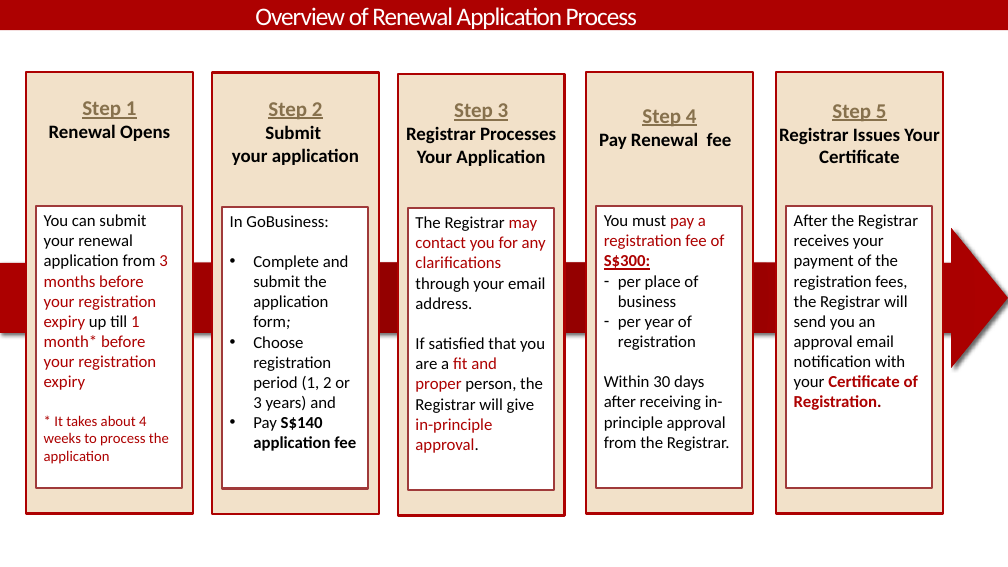
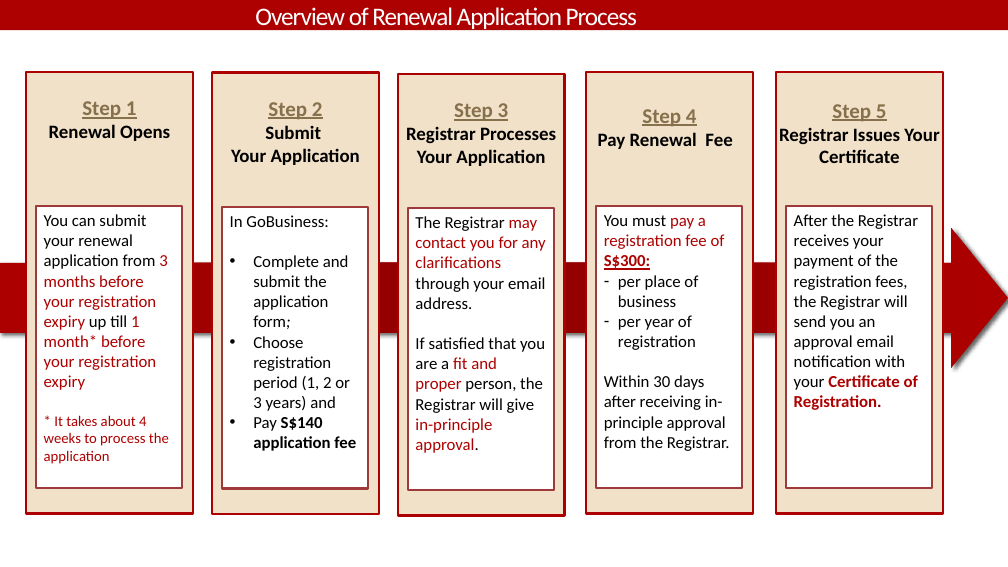
Before and after one commit to isomerpages/mlaw-acd, a slide deck: slide 1 of images/Renewal Application Process_20200528.pptx. Drawn at 1008x567 pixels with LibreOffice and Linux fonts; fonts in the diff are those of the drawing; background and template pictures are left out. Boxes give left, top, right and bottom in pixels: in the first picture for what was removed or moved away, otherwise in the second. Text is boxed around its words. In the diff, an @@ line names an element or a change of style, - is before the commit and + after.

Commit message:
Upload flowchart of Renewal Application Process
1. Edited the header from “Overview of Renewal Registration Process” to “Overview of Renewal Application Process”
2. Edited the steps black headers on capitalisation (i.e. "Submit Your Application, "Pay Renewal Fee" from small caps to caps for every first letter)

```diff
--- a/images/Renewal Application Process_20200528.pptx
+++ b/images/Renewal Application Process_20200528.pptx
@@ text in rectangle at box(231, 148, 360, 165): text changed @@
-your application
+Your Application
@@ text in rectangle at box(598, 132, 732, 149): text changed @@
-Pay Renewal fee
+Pay Renewal Fee
```
